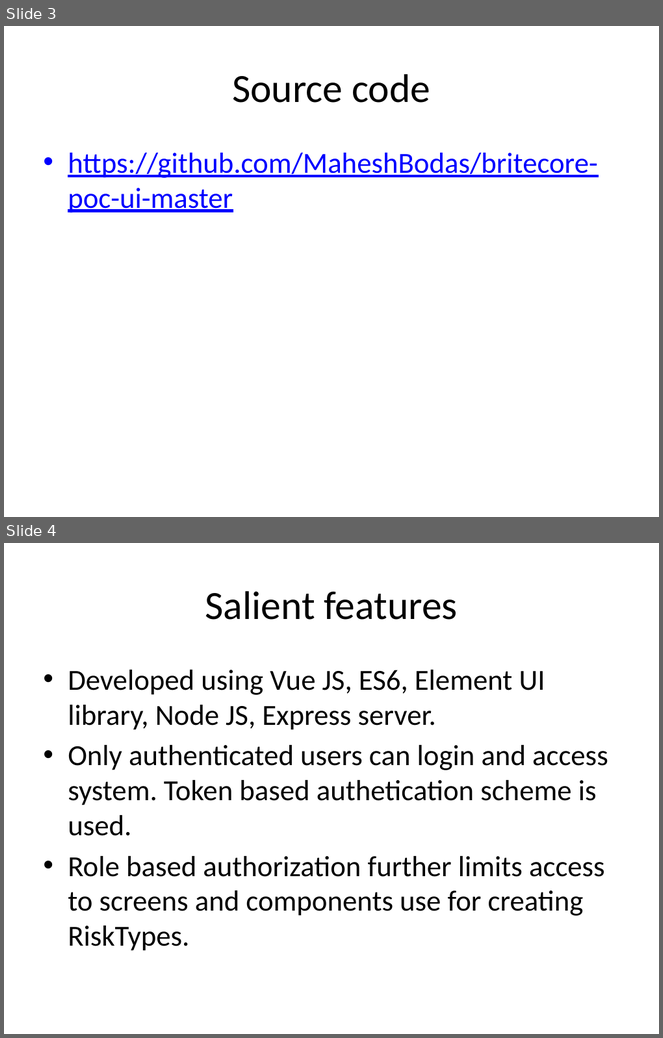
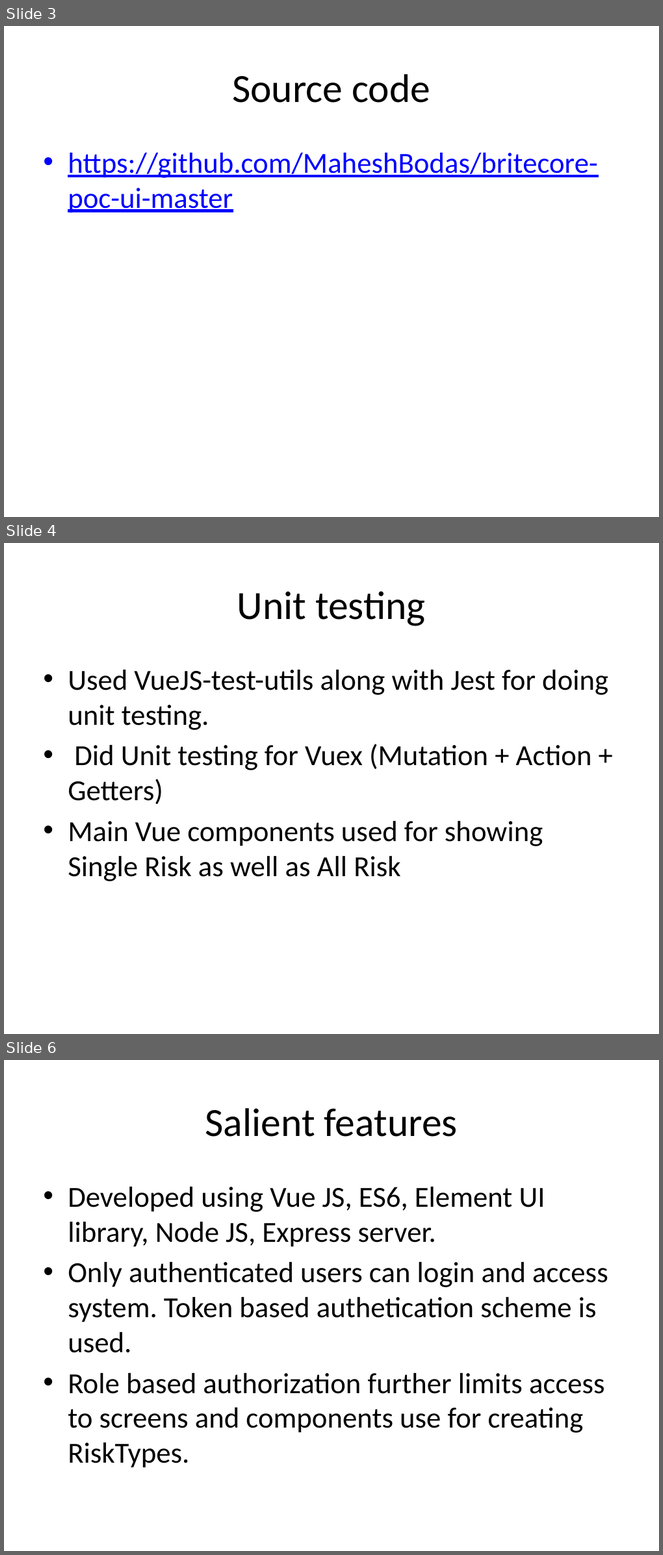
Before and after one commit to MaheshBodas/britecore-poc-ui-master, a slide deck: blob/BriteCore PoC UI Presentation.pptx. Shown one above the other, each under a label of ours: slides 3 and 4 before the commit, slides 3, 4 and 6 after it; the slides between them are not shown. The pictures are 663x1038 and 663x1555 pixels, drawn with LibreOffice and Linux fonts; fonts in the diff are those of the drawing. Boxes give left, top, right and bottom in pixels: in the first picture for what was removed or moved away, otherwise in the second. Text is boxed around its words. In the diff, an @@ line names an element or a change of style, - is before the commit and + after.

```diff
--- a/blob/BriteCore PoC UI Presentation.pptx
+++ b/blob/BriteCore PoC UI Presentation.pptx
@@ slide 4 added at [4, 543, 659, 1034], background #FFFFFF @@
@@ title added at [237, 591, 426, 626], 44 pt, text #000000 @@
+Unit testing
@@ text added at [68, 670, 608, 882], 32 pt, text #000000 @@
+• Used VueJS-test-utils along with Jest for doing unit testing.
+• Did Unit testing for Vuex (Mutation + Action + Getters)
+• Main Vue components used for showing Single Risk as well as All Risk
@@ what was slide 4 is now slide 6 @@
```
Also in this commit, not shown: 1 slide changed, 1 other slide added.
